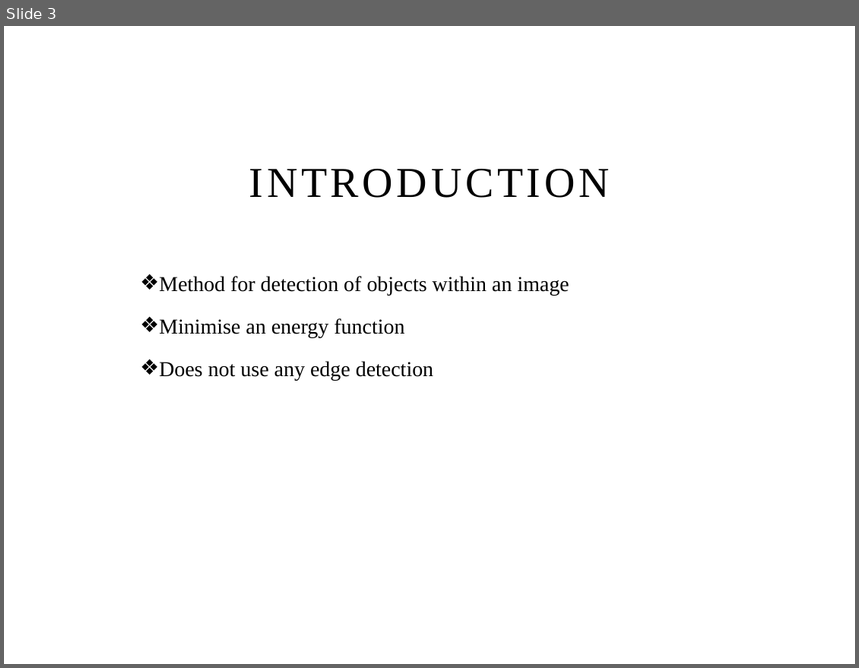
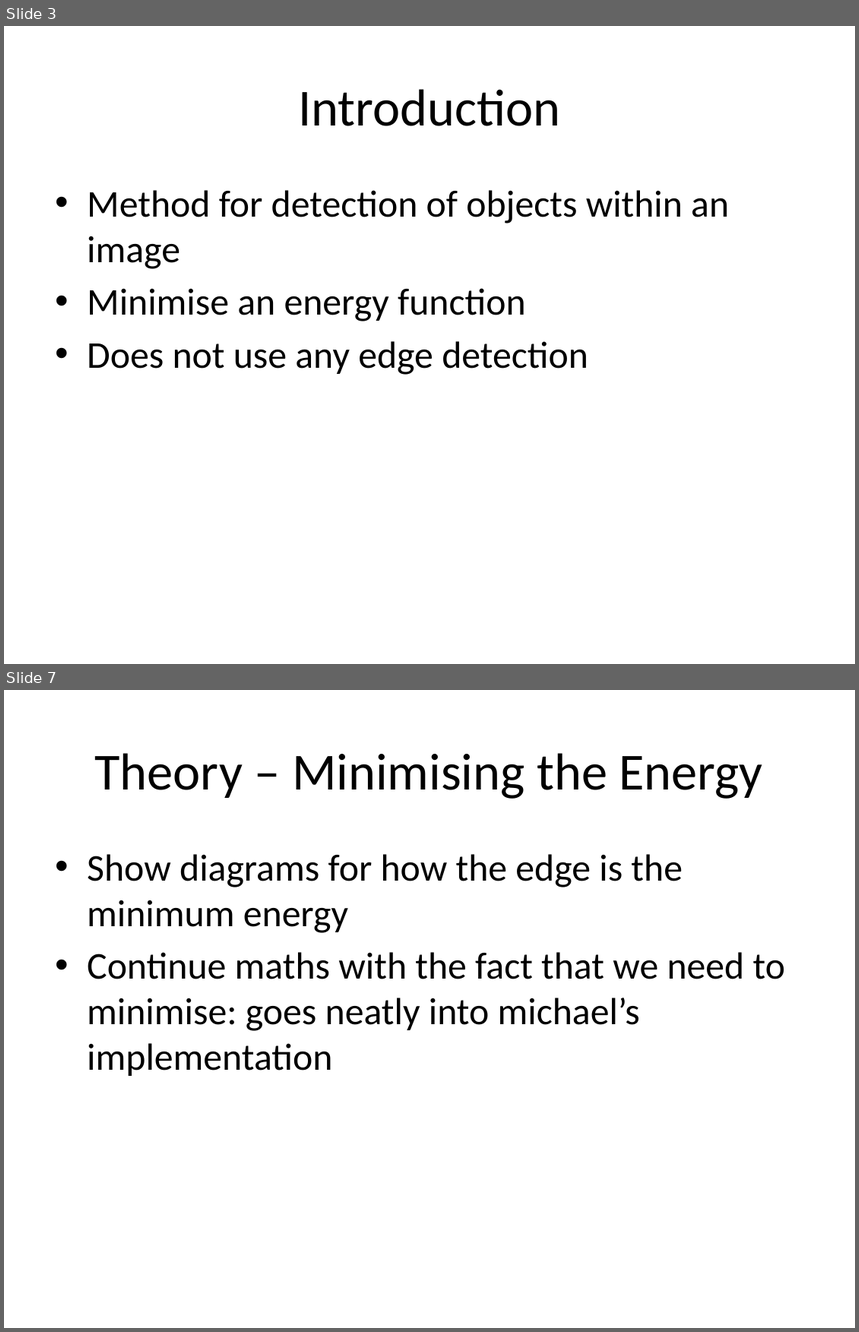
Before and after one commit to michaelwh/activecontnoedge, a slide deck: Active Contours Without Edges.pptx. Shown one above the other, each under a label of ours: slide 3 before the commit, slides 3 and 7 after it; the slides between them are not shown. The pictures are 859x668 and 859x1332 pixels, drawn with LibreOffice and Linux fonts; fonts in the diff are those of the drawing; background and template pictures are left out. Boxes give left, top, right and bottom in pixels: in the first picture for what was removed or moved away, otherwise in the second. Text is boxed around its words. In the diff, an @@ line names an element or a change of style, - is before the commit and + after.

```diff
--- a/Active Contours Without Edges.pptx
+++ b/Active Contours Without Edges.pptx
@@ slide 7 added at <box>4,690,855,1328</box>, background #FFFFFF @@
@@ title added at <box>95,753,762,799</box>, 44 pt, text #000000 @@
+Theory – Minimising the Energy
@@ text added at <box>87,854,785,1076</box>, 32 pt, text #000000 @@
+• Show diagrams for how the edge is the minimum energy
+• Continue maths with the fact that we need to minimise: goes neatly into michael’s implementation
@@ slide 3 changed as well @@
@@ title "Introduction" at <box>298,89,560,126</box>: vertical alignment bottom to middle @@
@@ title at <box>298,89,560,126</box>: text changed; size 36 to 44 pt; font Times New Roman to Calibri @@
-INTRODUCTION
+Introduction
@@ text "Method for detection of objects ...": place and size @@
-text "Method for detection of objects ..." at <box>159,276,569,380</box>
+text "Method for detection of objects ..." at <box>87,190,729,375</box>
@@ text "Method for detection of objects ..." at <box>87,190,729,375</box>: size 18 to 32 pt, font Times New Roman to Calibri; bullet ❖ to •; line spacing 1.5 to 1; more space between paragraphs @@
```
Also in this commit, not shown: 1 other slide changed, 4 other slides added, 1 slide removed.
